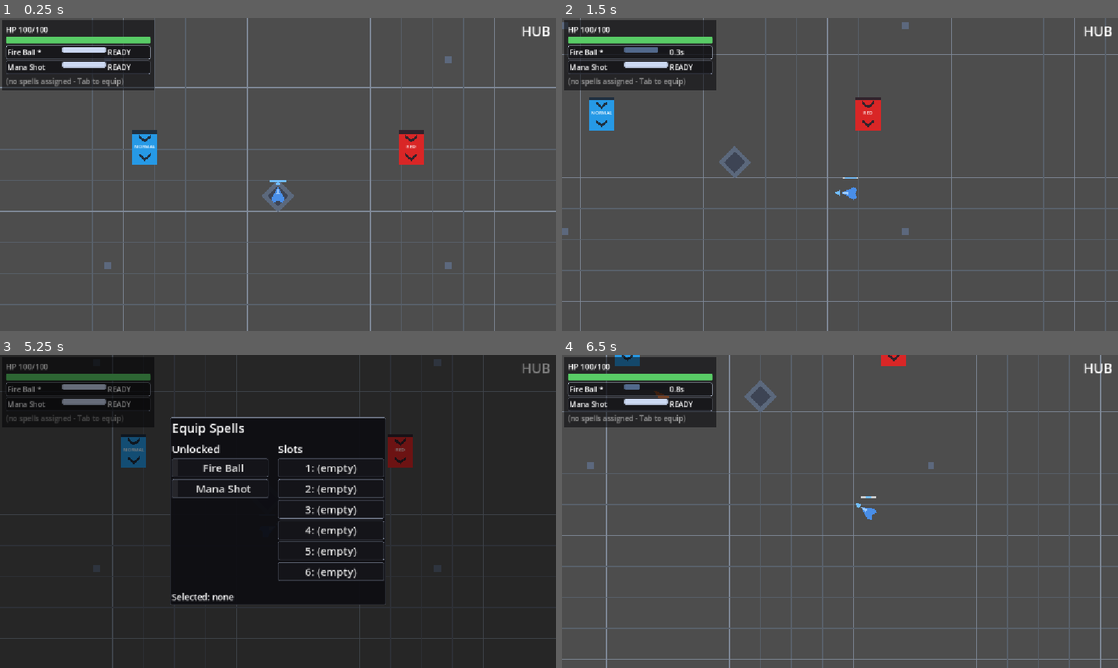
Above: before the commit, frames 1-4 (two rows, left to right).
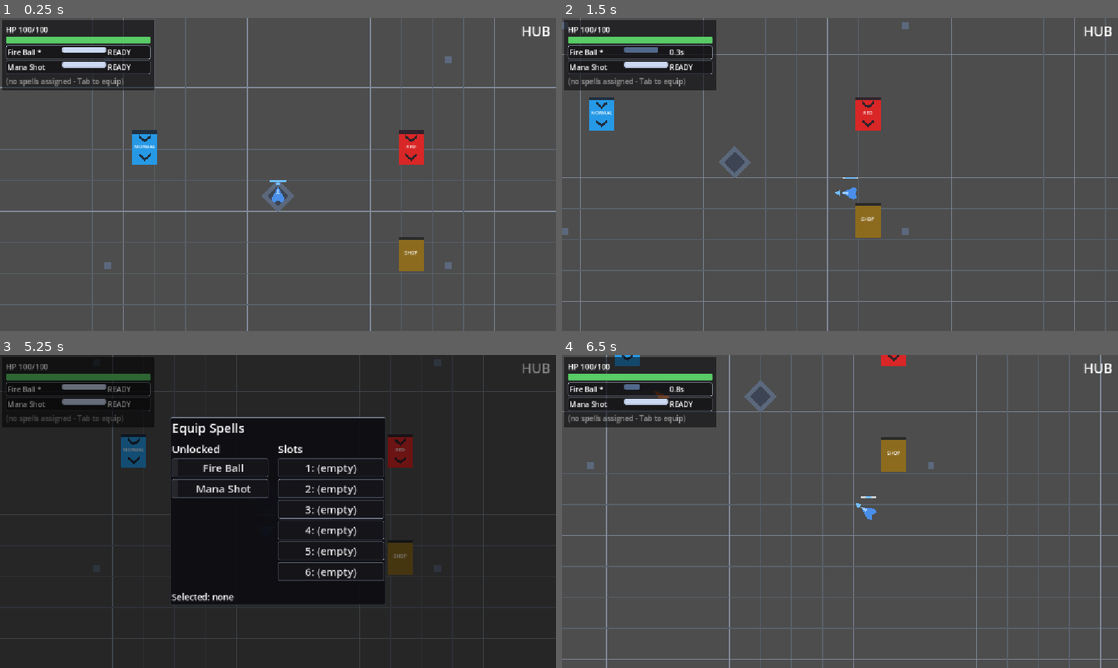
Above: after the commit, the same moments.

Repository: BestestGameStudio/gangU
Game: Godot game, scene res://scenes/main.tscn
The game is run twice, just before and just after one commit, with the same random seed, the same clock (stepped at 60 frames per second) and the same inputs.
Inputs (mouse positions are in pixels of both pictures, inside the frame that each line leads up to):
- Up to frame 1 (0.25 s): no input
- Up to frame 2 (1.5 s): tap Enter at 0.5 s; move the mouse to (962, 158) at 0.52 s; hold D (move_right) 0.53-1.28 s; hold Space (cast) 0.53-1.28 s; move the mouse to (728, 190) at 1.27 s; hold S (move_down) from 1.28 s (still down); tap Space (cast) at 1.35 s
- Up to frame 3 (5.25 s): move the mouse to (333, 442) at 2.02 s; release S (move_down) at 2.03 s; hold D (move_right) 2.03-2.78 s; hold Tab (equip_panel) 2.03-2.78 s; tap Space (cast) at 2.3, 3.05, 4.35 s; move the mouse to (250, 574) at 2.77 s; hold W (move_up) 2.78-3.53 s; tap 1 at 2.85 s; move the mouse to (444, 558) at 3.52 s; hold Space (cast) 3.53-4.28 s; hold A (move_left) 3.53-5.03 s; tap Enter at 3.6 s; move the mouse to (111, 464) at 4.27 s; move the mouse to (305, 511) at 5.02 s; hold S (move_down) from 5.03 s (still down); hold Space (cast) from 5.03 s (still down)
- Up to frame 4 (6.5 s): move the mouse to (756, 433) at 5.77 s; release S (move_down) at 5.78 s; release Space (cast) at 5.78 s; hold D (move_right) from 5.78 s (still down); tap Tab (equip_panel) at 5.85 s; tap Space (cast) at 6.05 s

The runs differ from the first frame. In frame 1, 0.5% of the frame differs, in the area x 71-77%, y 70-81%; in frame 2, 0.5%, in the area x 52-58%, y 59-71%; in frame 3, 0.5%; in frame 4, 0.5%.

Commit message:
Hub shop: walk-up panel, ownership exclusion, atomic pay/grant (#138)
C2: data-driven catalog (placeholder bolt 10c), walk-up vendor panel, spells never sold once owned (offer+purchase layers), atomic try_spend/grant with full refund on provider refusal. Consumable/relic seams refuse until C3/C4. test129 44 checks.

Diff:
--- /dev/null
+++ b/resources/shop/demo_catalog.tres
@@ -0,0 +1,14 @@
+[gd_resource type="Resource" script_class="ShopCatalog" load_steps=4 format=3 uid="uid://bgangurshopcat"]
+
+[ext_resource type="Script" path="res://scripts/shop_catalog.gd" id="1"]
+[ext_resource type="Script" path="res://scripts/shop_entry.gd" id="2"]
+[ext_resource type="Spell" uid="uid://bgangu3bolt" path="res://resources/spells/placeholder_bolt.tres" id="3"]
+
+[sub_resource type="Resource" id="1"]
+script = ExtResource("2")
+good = ExtResource("3")
+price = 10
+
+[resource]
+script = ExtResource("1")
+entries = Array[ExtResource("2")]([SubResource("1")])
--- a/scenes/hub.tscn
+++ b/scenes/hub.tscn
@@ -1,8 +1,9 @@
-[gd_scene load_steps=4 format=3 uid="uid://bgangu7hub"]
+[gd_scene load_steps=5 format=3 uid="uid://bgangu7hub"]
 
 [ext_resource type="PackedScene" uid="uid://bgangu7gate" path="res://scenes/gate.tscn" id="2"]
 [ext_resource type="PackedScene" uid="uid://bgangu7dna" path="res://scenes/dungeon_a.tscn" id="3"]
 [ext_resource type="PackedScene" uid="uid://bgangu7dnb" path="res://scenes/dungeon_b.tscn" id="4"]
+[ext_resource type="PackedScene" uid="uid://bgangu7shopv" path="res://scenes/shop_vendor.tscn" id="5"]
 
 [node name="Hub" type="Node2D"]
 
@@ -74,3 +75,6 @@
 position = Vector2(852, 380)
 gate_type = 1
 target_dungeon = ExtResource("4")
+
+[node name="ShopVendor" parent="." instance=ExtResource("5")]
+position = Vector2(852, 600)
--- /dev/null
+++ b/scenes/shop_panel.tscn
@@ -0,0 +1,6 @@
+[gd_scene load_steps=2 format=3 uid="uid://bgangu7shopp"]
+
+[ext_resource type="Script" path="res://scripts/shop_panel.gd" id="1"]
+
+[node name="ShopPanel" type="CanvasLayer"]
+script = ExtResource("1")
--- /dev/null
+++ b/scenes/shop_vendor.tscn
@@ -0,0 +1,32 @@
+[gd_scene load_steps=3 format=3 uid="uid://bgangu7shopv"]
+
+[ext_resource type="Script" path="res://scripts/shop_vendor.gd" id="1"]
+
+[sub_resource type="RectangleShape2D" id="1"]
+size = Vector2(52, 72)
+
+[node name="ShopVendor" type="Area2D" groups=["shop_vendors"]]
+script = ExtResource("1")
+
+[node name="ColorRect" type="ColorRect" parent="."]
+offset_left = -26.0
+offset_top = -36.0
+offset_right = 26.0
+offset_bottom = 36.0
+color = Color(0.55, 0.42, 0.12, 1)
+
+[node name="HeaderBar" type="Polygon2D" parent="."]
+color = Color(0.12, 0.14, 0.18, 0.9)
+polygon = PackedVector2Array(-26, -36, 26, -36, 26, -29, -26, -29)
+
+[node name="TypeLabel" type="Label" parent="."]
+offset_left = -26.0
+offset_top = -10.0
+offset_right = 26.0
+offset_bottom = 8.0
+theme_override_font_sizes/font_size = 10
+text = "SHOP"
+horizontal_alignment = 1
+
+[node name="CollisionShape2D" type="CollisionShape2D" parent="."]
+shape = SubResource("1")
--- a/scripts/main.gd
+++ b/scripts/main.gd
@@ -61,6 +61,17 @@
 	var wallet := CurrencyWallet.new()
 	wallet.name = "CurrencyWallet"
 	add_child(wallet)
+	## (#129, foundation C2) Hub shop: data-driven catalog + walk-up choice
+	## panel - same ONE-persistent-child pattern. The panel starts hidden;
+	## the hub vendor opens/closes it on player proximity (Daniel, 2026-11-07).
+	var shop := Shop.new()
+	shop.name = "Shop"
+	shop.setup(preload("res://resources/shop/demo_catalog.tres"))
+	shop.caster_path = NodePath("../Player/SpellCaster") # explicit, SpellProgress idiom
+	add_child(shop)
+	var shop_panel: ShopPanel = preload("res://scenes/shop_panel.tscn").instantiate()
+	shop_panel.name = "ShopPanel"
+	add_child(shop_panel)
 	var progress := SpellProgress.new()
 	progress.name = "SpellProgress"
 	progress.caster_path = NodePath("../Player/SpellCaster")
--- /dev/null
+++ b/scripts/shop.gd
@@ -0,0 +1,87 @@
+class_name Shop
+extends Node
+## (#129, foundation C2) Hub shop: data-driven catalog + atomic pay/grant.
+## Daniel (2026-11-07): the walk-up vendor opens a choice PANEL; goods are
+## spells/consumables/relics; shops NEVER sell a spell the player already
+## owns - OWNERSHIP exclusion, including refreshed stock (C5 rotates among
+## non-owned entries only). The offerable set is DERIVED (catalog minus
+## owned), so no run-scoped sold-out memory lives here. Mounted once on
+## Main (wallet/pool pattern); per-run reset comes free from the reload.
+##
+## ATOMIC PAY/GRANT (no charge without grant, no grant without charge):
+##   1. can_grant precheck - pure read, no side effects.
+##   2. wallet.try_spend(price) - false aborts before any grant attempt.
+##   3. grant(good) - a FALSE return refunds the price IN FULL.
+## grant() is all-or-nothing: false means ZERO side effects. The precheck
+## is an optimization, never the atomicity mechanism.
+##
+## C3/C4 PROVIDER SEAM: can_grant/grant dispatch on the good's TYPE. Spell
+## goods compose the strict-primitive caster from the outside
+## (get_unlocked / unlock_spell - the caster gains no shop methods).
+## Consumable/relic branches return false until their grant seams land.
+
+signal purchased(entry: ShopEntry)
+
+## Explicit wiring convention (matches SpellProgress/HUD): set before tree
+## entry; the "player" group fallback applies otherwise.
+@export var caster_path: NodePath
+
+var _catalog: ShopCatalog
+var _wallet: CurrencyWallet
+var _caster: SpellCaster
+
+func setup(catalog: ShopCatalog) -> void:
+	_catalog = catalog
+
+func _ready() -> void:
+	add_to_group("shop")
+	_wallet = get_tree().get_first_node_in_group("currency_wallet") as CurrencyWallet
+	if caster_path != NodePath(""):
+		_caster = get_node_or_null(caster_path) as SpellCaster
+	if _caster == null:
+		var player := get_tree().get_first_node_in_group("player")
+		if player != null:
+			_caster = player.get_node_or_null("SpellCaster") as SpellCaster
+	if _wallet == null:
+		push_warning("Shop: no currency_wallet group node; all buys refuse.")
+	if _caster == null:
+		push_warning("Shop: no player SpellCaster found; spell grants refuse.")
+
+## Catalog entries the player can currently buy: valid, priced, and not
+## already owned (ownership exclusion, Daniel 2026-11-07).
+func offerable_entries() -> Array[ShopEntry]:
+	var out: Array[ShopEntry] = []
+	if _catalog == null:
+		return out
+	for e in _catalog.entries:
+		if e != null and e.good != null and e.price > 0 and can_grant(e.good):
+			out.append(e)
+	return out
+
+func can_grant(good: Resource) -> bool:
+	if good is Spell:
+		return _caster != null and not _caster.get_unlocked().has(good)
+	return false # C3/C4 consumable/relic grant seams land here
+
+func grant(good: Resource) -> bool:
+	if good is Spell:
+		if not can_grant(good):
+			return false
+		_caster.unlock_spell(good)
+		return true
+	return false
+
+## Atomic purchase. Returns true only when the good was granted AND paid
+## for; every failure path leaves the wallet exactly as it started.
+func buy(entry: ShopEntry) -> bool:
+	if entry == null or entry.good == null or entry.price <= 0:
+		return false
+	if not can_grant(entry.good):
+		return false
+	if _wallet == null or not _wallet.try_spend(entry.price):
+		return false
+	if not grant(entry.good):
+		_wallet.add(entry.price) # refund: grant failed after charge
+		return false
+	purchased.emit(entry)
+	return true
--- /dev/null
+++ b/scripts/shop_catalog.gd
@@ -0,0 +1,6 @@
+class_name ShopCatalog
+extends Resource
+## (#129, foundation C2) The set of goods a shop can sell. Mirrors the
+## RewardTable idiom: one exported array of entries, contents are data.
+
+@export var entries: Array[ShopEntry] = []
--- /dev/null
+++ b/scripts/shop_entry.gd
@@ -0,0 +1,11 @@
+class_name ShopEntry
+extends Resource
+## (#129, foundation C2) One purchasable good + its price. Data-driven, so
+## catalog contents and prices live in .tres data, never in code. Contents
+## and prices are PLACEHOLDER data only (final pricing is human-open, #129).
+
+## The good being sold. A Spell today; consumable/relic resources plug in
+## when the C3/C4 grant seams land (dispatch by type in shop.gd).
+@export var good: Resource
+## Price in run currency (#128 wallet). Must be > 0 to be purchasable.
+@export var price: int = 0
--- /dev/null
+++ b/scripts/shop_panel.gd
@@ -0,0 +1,151 @@
+class_name ShopPanel
+extends CanvasLayer
+## (#129, foundation C2) Shop choice panel. Hidden by default; the hub
+## vendor opens it on walk-up and closes it on walk-away (Daniel,
+## 2026-11-07). Shows only OFFERABLE entries - a spell the player already
+## owns never appears (ownership exclusion), and buying one removes its
+## row immediately. Wallet balance rides the #128 balance_changed signal.
+##
+## UI is code-built in the #94 flat identity (StyleBoxFlat, no assets).
+## While visible the panel joins "modal_ui" so the caster skips casting on
+## panel clicks (EquipPanel idiom). Found via the "shop_panel" group.
+
+const PANEL_BG := Color(0.05, 0.05, 0.07, 0.92)
+const ROW_BG := Color(0.08, 0.08, 0.1, 0.9)
+const B_DIM := Color(0.45, 0.48, 0.55, 0.6)
+const B_BUY := Color(0.95, 0.75, 0.25, 0.9)
+const TEXT_DIM := Color(0.7, 0.72, 0.78, 1.0)
+
+var _shop: Shop
+var _wallet: CurrencyWallet
+var _balance_label: Label
+var _rows: VBoxContainer
+
+func _ready() -> void:
+	add_to_group("shop_panel")
+	layer = 3
+	_build_skeleton()
+	_shop = get_tree().get_first_node_in_group("shop") as Shop
+	_wallet = get_tree().get_first_node_in_group("currency_wallet") as CurrencyWallet
+	if _wallet != null and not _wallet.balance_changed.is_connected(_on_balance_changed):
+		_wallet.balance_changed.connect(_on_balance_changed)
+	if _shop != null and not _shop.purchased.is_connected(_on_purchased):
+		_shop.purchased.connect(_on_purchased)
+	visible = false
+
+func open() -> void:
+	_render()
+	visible = true
+	add_to_group("modal_ui") # caster cast-guard hook (EquipPanel idiom)
+
+func close() -> void:
+	visible = false
+	remove_from_group("modal_ui")
+
+func _flat(bg: Color, border: Color) -> StyleBoxFlat:
+	var sb := StyleBoxFlat.new()
+	sb.bg_color = bg
+	sb.border_color = border
+	sb.set_border_width_all(1)
+	sb.set_corner_radius_all(2)
+	sb.set_content_margin_all(6.0)
+	return sb
+
+func _build_skeleton() -> void:
+	var backdrop := ColorRect.new()
+	backdrop.name = "Backdrop"
+	backdrop.color = PANEL_BG
+	backdrop.anchor_left = 0.5
+	backdrop.anchor_top = 0.5
+	backdrop.anchor_right = 0.5
+	backdrop.anchor_bottom = 0.5
+	backdrop.offset_left = -230.0
+	backdrop.offset_top = -180.0
+	backdrop.offset_right = 230.0
+	backdrop.offset_bottom = 180.0
+	add_child(backdrop)
+	var margin := MarginContainer.new()
+	margin.name = "Margin"
+	margin.set_anchors_preset(Control.PRESET_FULL_RECT)
+	margin.add_theme_constant_override("margin_left", 12)
+	margin.add_theme_constant_override("margin_top", 10)
+	margin.add_theme_constant_override("margin_right", 12)
+	margin.add_theme_constant_override("margin_bottom", 10)
+	backdrop.add_child(margin)
+	var vbox := VBoxContainer.new()
+	vbox.name = "VBox"
+	vbox.add_theme_constant_override("separation", 8)
+	margin.add_child(vbox)
+	var title := Label.new()
+	title.text = "SHOP"
+	title.add_theme_font_size_override("font_size", 20)
+	title.horizontal_alignment = HORIZONTAL_ALIGNMENT_CENTER
+	vbox.add_child(title)
+	_balance_label = Label.new()
+	_balance_label.name = "BalanceLabel"
+	_balance_label.add_theme_color_override("font_color", TEXT_DIM)
+	_balance_label.horizontal_alignment = HORIZONTAL_ALIGNMENT_CENTER
+	vbox.add_child(_balance_label)
+	_rows = VBoxContainer.new()
+	_rows.name = "Rows"
+	_rows.add_theme_constant_override("separation", 6)
+	vbox.add_child(_rows)
+	var hint := Label.new()
+	hint.text = "Walk away to close"
+	hint.add_theme_color_override("font_color", TEXT_DIM * Color(1, 1, 1, 0.6))
+	hint.add_theme_font_size_override("font_size", 11)
+	hint.horizontal_alignment = HORIZONTAL_ALIGNMENT_CENTER
+	vbox.add_child(hint)
+
+func _render() -> void:
+	_update_balance_text()
+	for c in _rows.get_children():
+		_rows.remove_child(c)
+		c.queue_free()
+	if _shop == null:
+		return
+	for entry in _shop.offerable_entries():
+		_rows.add_child(_make_row(entry))
+	if _rows.get_child_count() == 0:
+		var empty := Label.new()
+		empty.name = "EmptyHint"
+		empty.text = "Nothing for sale right now"
+		empty.add_theme_color_override("font_color", TEXT_DIM)
+		_rows.add_child(empty)
+
+func _make_row(entry: ShopEntry) -> Control:
+	var row := PanelContainer.new()
+	row.add_theme_stylebox_override("panel", _flat(ROW_BG, B_DIM))
+	var hbox := HBoxContainer.new()
+	hbox.add_theme_constant_override("separation", 8)
+	row.add_child(hbox)
+	var name_label := Label.new()
+	name_label.text = entry.good.spell_name if entry.good is Spell else "Item"
+	name_label.size_flags_horizontal = Control.SIZE_EXPAND_FILL
+	hbox.add_child(name_label)
+	var price_label := Label.new()
+	price_label.text = "%dc" % entry.price
+	price_label.add_theme_color_override("font_color", B_BUY)
+	hbox.add_child(price_label)
+	var buy_button := Button.new()
+	buy_button.name = "BuyButton"
+	buy_button.text = "BUY"
+	buy_button.add_theme_stylebox_override("normal", _flat(ROW_BG, B_BUY))
+	buy_button.pressed.connect(_on_buy_pressed.bind(entry))
+	hbox.add_child(buy_button)
+	return row
+
+func _update_balance_text() -> void:
+	_balance_label.text = "Wallet: %dc" % (_wallet.balance() if _wallet != null else 0)
+
+func _on_balance_changed(_new_balance: int) -> void:
+	_update_balance_text()
+
+func _on_purchased(_entry: ShopEntry) -> void:
+	if visible:
+		_render()
+
+func _on_buy_pressed(entry: ShopEntry) -> void:
+	if _shop != null:
+		_shop.buy(entry)
+	_render() # re-render either way: success drops the row, failure is visible
--- /dev/null
+++ b/scripts/shop_vendor.gd
@@ -0,0 +1,23 @@
+class_name ShopVendor
+extends Area2D
+## (#129, foundation C2) Hub vendor. Walking up OPENS the shop panel and
+## walking away CLOSES it (Daniel, 2026-11-07: "yes open a panel"). Gate
+## idiom: an Area2D the persistent Main-mounted panel is found from via
+## the "shop_panel" group, so this scene stands alone in the hub.
+
+func _ready() -> void:
+	add_to_group("shop_vendors")
+	body_entered.connect(_on_body_entered)
+	body_exited.connect(_on_body_exited)
+
+func _on_body_entered(body: Node2D) -> void:
+	if body is Player:
+		var panel := get_tree().get_first_node_in_group("shop_panel")
+		if panel != null:
+			panel.open()
+
+func _on_body_exited(body: Node2D) -> void:
+	if body is Player:
+		var panel := get_tree().get_first_node_in_group("shop_panel")
+		if panel != null:
+			panel.close()
--- /dev/null
+++ b/scripts/test129_shop.gd
@@ -0,0 +1,259 @@
+extends SceneTree
+## #129 (foundation C2) harness: hub shop data-driven catalog, ownership
+## exclusion (Daniel, 2026-11-07: "Shops should never sell a spell that a
+## player already owns" - offer AND purchase layer, refreshes included by
+## derivation), ATOMIC pay/grant (no charge without grant: provider refusal
+## after precheck refunds IN FULL; no grant attempt when try_spend fails),
+## the walk-up panel (Daniel: "yes open a panel") and vendor proximity.
+
+var failures := 0
+var check_count := 0
+var wallet: CurrencyWallet
+var caster: SpellCaster
+var shop: Shop
+var panel: ShopPanel
+var vendor: ShopVendor
+var bolt: Spell = preload("res://resources/spells/placeholder_bolt.tres")
+var fireball: Spell = preload("res://resources/spells/fire_ball.tres")
+var purchases_seen: Array = []
+
+func _check(cond: bool, name: String) -> void:
+	check_count += 1
+	if cond:
+		print("[129] ", name, " -> PASS")
+	else:
+		failures += 1
+		print("[129] ", name, " -> FAIL")
+
+## Stub player: real typed Player + real SpellCaster child, no gameplay
+## wiring, so Shop's group lookup and `body is Player` checks work.
+func _make_player() -> Player:
+	var p := Player.new()
+	p.name = "StubPlayer"
+	p.set_process(false)
+	p.set_physics_process(false)
+	# @onready lookups in player.gd/spell_caster.gd need these children
+	# present BEFORE tree entry (test93 stub idiom).
+	var aim := Node2D.new()
+	aim.name = "AimIndicator"
+	p.add_child(aim)
+	var bod := Polygon2D.new()
+	bod.name = "Body"
+	p.add_child(bod)
+	caster = SpellCaster.new()
+	caster.name = "SpellCaster"
+	var bg := Polygon2D.new()
+	bg.name = "CooldownBarBG"
+	caster.add_child(bg)
+	var fill := Polygon2D.new()
+	fill.name = "CooldownBarFill"
+	caster.add_child(fill)
+	p.add_child(caster)
+	p.add_to_group("player")
+	root.add_child(p)
+	return p
+
+func _make_wallet(start: int) -> CurrencyWallet:
+	wallet = CurrencyWallet.new()
+	root.add_child(wallet)
+	if start > 0:
+		wallet.add(start)
+	return wallet
+
+func _make_shop(entries: Array[ShopEntry]) -> Shop:
+	shop = Shop.new()
+	var catalog := ShopCatalog.new()
+	catalog.entries = entries
+	shop.setup(catalog)
+	root.add_child(shop)
+	shop.purchased.connect(func(e): purchases_seen.append(e))
+	return shop
+
+func _entry(spell: Spell, price: int) -> ShopEntry:
+	var e := ShopEntry.new()
+	e.good = spell
+	e.price = price
+	return e
+
+func _rows() -> VBoxContainer:
+	return panel.get_node("Backdrop/Margin/VBox/Rows") as VBoxContainer
+
+func _balance_label() -> Label:
+	return panel.get_node("Backdrop/Margin/VBox/BalanceLabel") as Label
+
+var _legs_ran := false
+
+## MainLoop._process true = QUIT: return false always; only _done() quits.
+func _process(_delta: float) -> bool:
+	if _legs_ran:
+		return false
+	_legs_ran = true
+	_run_legs()
+	return false
+
+func _run_legs() -> void:
+	## 1. Placeholder catalog DATA leg.
+	var demo: ShopCatalog = preload("res://resources/shop/demo_catalog.tres")
+	_check(demo.entries.size() == 1, "demo catalog has one entry")
+	_check(demo.entries[0].good is Spell and demo.entries[0].good.spell_name == "Placeholder Bolt", "entry good is Placeholder Bolt spell")
+	_check(demo.entries[0].price == 10, "entry placeholder price 10")
+
+	## Shared fixture: player+caster, wallet(10), shop [fire_ball, bolt].
+	var p := _make_player()
+	_make_wallet(10)
+	var fe := _entry(fireball, 10)
+	var be := _entry(bolt, 10)
+	_make_shop([fe, be])
+
+	## 2. Offer layer: both offerable while unowned.
+	_check(shop.offerable_entries() == [fe, be], "both spells offerable while unowned")
+
+	## 3. Ownership exclusion (offer layer): owned spell vanishes.
+	caster.unlock_spell(fireball)
+	_check(shop.offerable_entries() == [be], "owned fire_ball excluded from offers")
+
+	## 4. Ownership exclusion (purchase layer): direct buy of owned refused.
+	var bal_before: int = wallet.balance()
+	_check(not shop.buy(fe), "buy of OWNED spell refused")
+	_check(wallet.balance() == bal_before, "owned-buy refusal leaves balance unchanged")
+
+	## 5. Exact charge + grant on success.
+	_check(shop.buy(be), "buy(placeholder_bolt) succeeds at exact funds")
+	_check(wallet.balance() == 0, "charged exactly the price (10 -> 0)")
+	_check(caster.get_unlocked().has(bolt), "bolt granted to caster")
+	_check(purchases_seen.size() == 1 and purchases_seen[0] == be, "purchased emitted once with the entry")
+
+	## 6. Repeat purchase refused (ownership exclusion, not sold-out memory).
+	_check(not shop.buy(be), "repeat buy refused after ownership")
+	_check(wallet.balance() == 0, "repeat refusal leaves balance unchanged")
+	_check(shop.offerable_entries().is_empty(), "nothing offerable once everything owned")
+
+	## 7. Insufficient funds: no charge, NO GRANT ATTEMPT.
+	var stub_shop := StubShopCounting.new()
+	stub_shop.setup(_catalog_of([be]))
+	root.add_child(stub_shop)
+	wallet.add(5)
+	_check(not stub_shop.buy(be), "buy with 5 < 10 refused")
+	_check(wallet.balance() == 5, "insufficient funds leaves balance unchanged")
+	_check(stub_shop.grant_calls == 0, "grant NEVER attempted when try_spend fails")
+	stub_shop.queue_free()
+
+	## 8. Provider refusal AFTER precheck: full refund, no side effects.
+	wallet.add(5) # 10c: enough to charge, so the refund path actually runs
+	var fail_shop := StubShopFailing.new()
+	fail_shop.setup(_catalog_of([be]))
+	root.add_child(fail_shop)
+	var sig: Array = []
+	wallet.balance_changed.connect(func(b): sig.append(b))
+	_check(not fail_shop.buy(be), "failing provider buy returns false")
+	_check(wallet.balance() == 10, "REFUND restores balance exactly (10 -> 0 -> 10)")
+	_check(sig == [0, 10], "balance_changed nets back to the starting value")
+	_check(fail_shop.grant_calls == 1, "grant was attempted once before refusing")
+	_check(purchases_seen.size() == 1, "no purchased emission on refunded buy")
+	fail_shop.queue_free()
+
+	## 9. Invalid entries refuse cleanly.
+	var bad := ShopEntry.new()
+	_check(not shop.buy(bad), "null good refuses")
+	var freebie := _entry(bolt, 0)
+	_check(not shop.buy(freebie), "zero price refuses")
+
+	## 10. Panel: hidden by default, outside modal_ui. Fresh player so the
+	## shop's caster and the offers start unowned again.
+	panel = preload("res://scenes/shop_panel.tscn").instantiate()
+	root.add_child(panel)
+	_check(not panel.visible, "panel hidden by default")
+	_check(not panel.is_in_group("modal_ui"), "panel not modal while hidden")
+
+	p.queue_free()
+	p = _make_player()
+	shop._caster = caster # re-point the shop at the fresh caster
+	_check(shop.offerable_entries() == [fe, be], "fresh caster: both spells offerable again")
+
+	## 11. Panel render on open: offerable rows only + balance text.
+	panel.open()
+	_check(panel.visible and panel.is_in_group("modal_ui"), "open: visible + modal_ui")
+	_check(_rows().get_child_count() == 2, "two offerable rows rendered")
+	_check(_balance_label().text == "Wallet: 10c", "balance label shows wallet (10c)")
+
+	## 12. Buy via the panel button: row drops, grant lands, balance updates.
+	wallet.add(10) # 20c
+	var btn: Button = _rows().get_child(0).find_children("*", "Button", true, false)[0]
+	btn.pressed.emit() # buy fire_ball (row 0) for 10c
+	_check(caster.get_unlocked().has(fireball), "panel buy granted fire_ball")
+	_check(wallet.balance() == 10, "panel buy charged exactly 10 (20 -> 10)")
+	_check(_rows().get_child_count() == 1, "bought row removed (ownership exclusion)")
+	_check(_balance_label().text == "Wallet: 10c", "balance label updated after panel buy")
+
+	## 12b. Panel buy with insufficient funds: no change anywhere.
+	wallet.try_spend(10) # drain to 0 (direct harness setup, not a buy)
+	btn = _rows().get_child(0).find_children("*", "Button", true, false)[0]
+	btn.pressed.emit() # bolt costs 10, wallet has 0
+	_check(not caster.get_unlocked().has(bolt), "insufficient panel buy grants nothing")
+	_check(wallet.balance() == 0, "insufficient panel buy charges nothing")
+	_check(_rows().get_child_count() == 1, "unaffordable row remains")
+
+	## 12c. Everything owned: empty-state hint renders.
+	caster.unlock_spell(bolt)
+	panel._render()
+	_check(_rows().get_node_or_null("EmptyHint") != null, "empty-state hint when nothing offerable")
+
+	## 13. Vendor proximity: walk-up opens, walk-away closes.
+	vendor = preload("res://scenes/shop_vendor.tscn").instantiate()
+	root.add_child(vendor)
+	panel.close()
+	vendor._on_body_entered(p)
+	_check(panel.visible and panel.is_in_group("modal_ui"), "vendor walk-up opens panel")
+	vendor._on_body_exited(p)
+	_check(not panel.visible and not panel.is_in_group("modal_ui"), "vendor walk-away closes panel")
+	var stranger := Node2D.new()
+	vendor._on_body_entered(stranger)
+	_check(not panel.visible, "non-player body does not open panel")
+	stranger.free()
+
+	## 14. Production mount: main.tscn wires the Shop with a RESOLVED caster
+	## (explicit caster_path; the group fallback alone finds no player).
+	var scene: Node = load("res://scenes/main.tscn").instantiate()
+	root.add_child(scene)
+	await process_frame
+	await process_frame
+	var prod_shop: Shop = scene.get_node_or_null("Shop") as Shop
+	_check(prod_shop != null, "main.tscn mounts Shop")
+	_check(prod_shop != null and prod_shop._caster != null, "production Shop caster RESOLVED via caster_path")
+	_check(prod_shop != null and not prod_shop.offerable_entries().is_empty(), "production shop offers the placeholder bolt")
+	scene.queue_free()
+
+	_done()
+
+func _catalog_of(entries: Array[ShopEntry]) -> ShopCatalog:
+	var c := ShopCatalog.new()
+	c.entries = entries
+	return c
+
+func _done() -> bool:
+	print("[129] checks=", check_count)
+	if failures == 0:
+		print("[129] PASS")
+	else:
+		print("[129] DONE failures=", failures)
+	quit(0 if failures == 0 else 1)
+	return true
+
+## Stub provider: can_grant always true, grant always FALSE - the provider
+## refusal-after-precheck leg (atomic refund).
+class StubShopFailing extends Shop:
+	var grant_calls := 0
+	func can_grant(_good: Resource) -> bool:
+		return true
+	func grant(_good: Resource) -> bool:
+		grant_calls += 1
+		return false
+
+## Stub provider: can_grant true, grant counts calls and succeeds silently.
+class StubShopCounting extends Shop:
+	var grant_calls := 0
+	func can_grant(_good: Resource) -> bool:
+		return true
+	func grant(_good: Resource) -> bool:
+		grant_calls += 1
+		return true
Not shown, added: scripts/shop.gd.uid
Not shown, added: scripts/shop_catalog.gd.uid
Not shown, added: scripts/shop_entry.gd.uid
Not shown, added: scripts/shop_panel.gd.uid
Not shown, added: scripts/shop_vendor.gd.uid
Not shown, added: scripts/test129_shop.gd.uid
